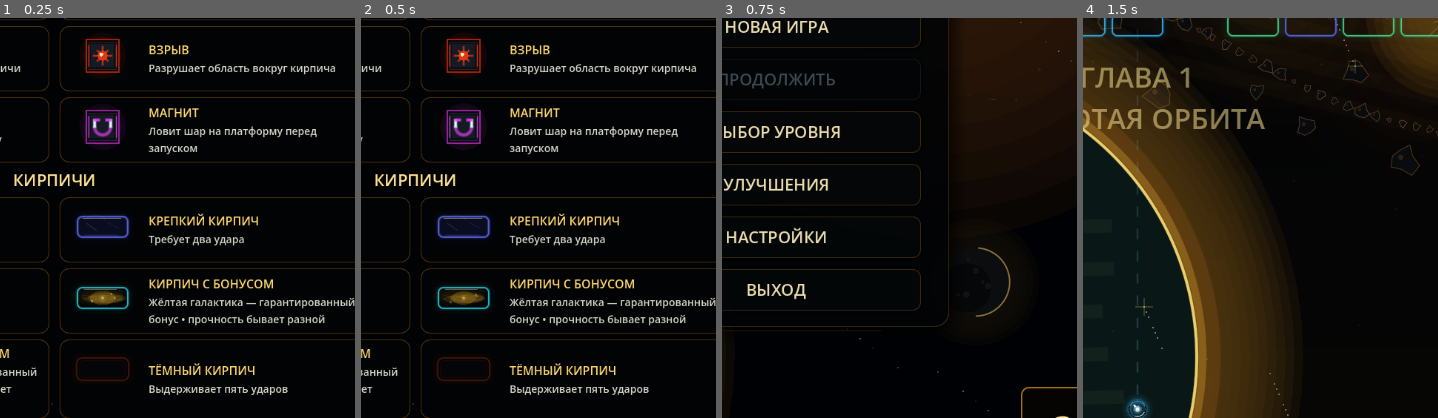
Above: before the commit, frames 1-4 (left to right).
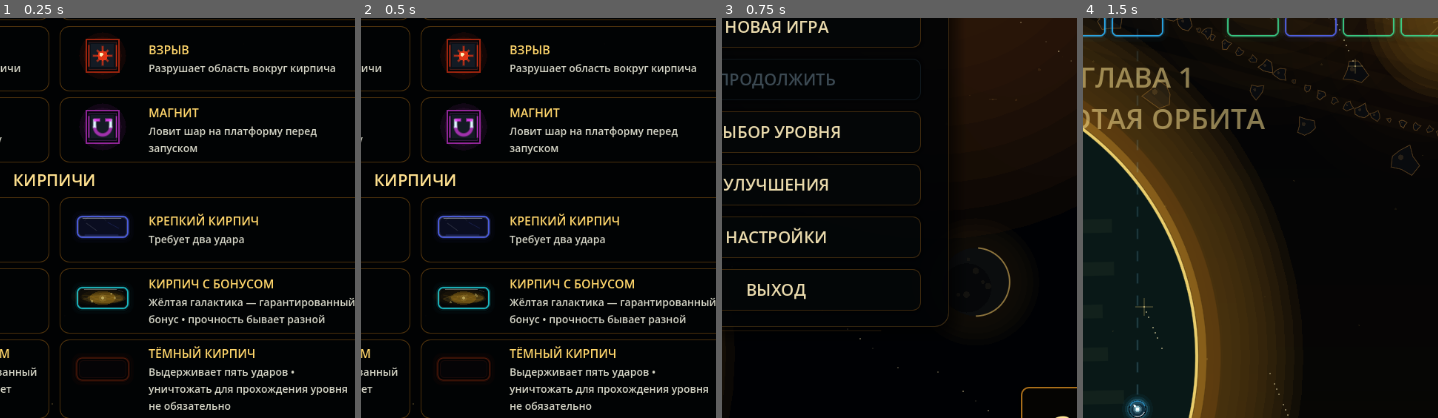
Above: after the commit, the same moments.

Repository: Ardarik421/arkanoid
Game: Godot game, scene res://scenes/game_guide.tscn
Same seed, same stepped clock (60 frames per second), same inputs: the game is played once before the commit and once after it. This scene is started directly instead of the project's main scene.
Inputs:
- Up to frame 1 (0.25 s): no input
- Up to frame 2 (0.5 s): no input
- Up to frame 3 (0.75 s): click "НАЗАД" at 0.5 s
- Up to frame 4 (1.5 s): click "НОВАЯ ИГРА" at 1.25 s
The pictures show only the part of the screen within x 42-92%, y 40-90%; the shares and areas given below are measured in that part.

The runs differ from the first frame. In frame 1, 2.1% of the frame differs, in the area x 41-98%, y 82-98%; in frame 2, 2.1%; in frame 3, nothing differs; in frame 4, nothing differs.

Commit message:
Clarify dark brick completion rule

Diff:
--- a/scenes/game_guide.gd
+++ b/scenes/game_guide.gd
@@ -23,7 +23,7 @@
 	{"hits":3,"title":"ОЧЕНЬ КРЕПКИЙ КИРПИЧ","text":"Требует три удара"},
 	{"hits":1,"bonus":true,"title":"КИРПИЧ С БОНУСОМ","text":"Жёлтая галактика — гарантированный бонус • прочность бывает разной"},
 	{"hits":1,"powerful":true,"title":"КИРПИЧ С ОСОБЫМ БОНУСОМ","text":"Красная галактика — гарантированный мощный бонус • прочность бывает разной"},
-	{"hits":5,"dark":true,"title":"ТЁМНЫЙ КИРПИЧ","text":"Выдерживает пять ударов"}
+	{"hits":5,"dark":true,"title":"ТЁМНЫЙ КИРПИЧ","text":"Выдерживает пять ударов • уничтожать для прохождения уровня не обязательно"}
 ]
 
 func _ready() -> void:
